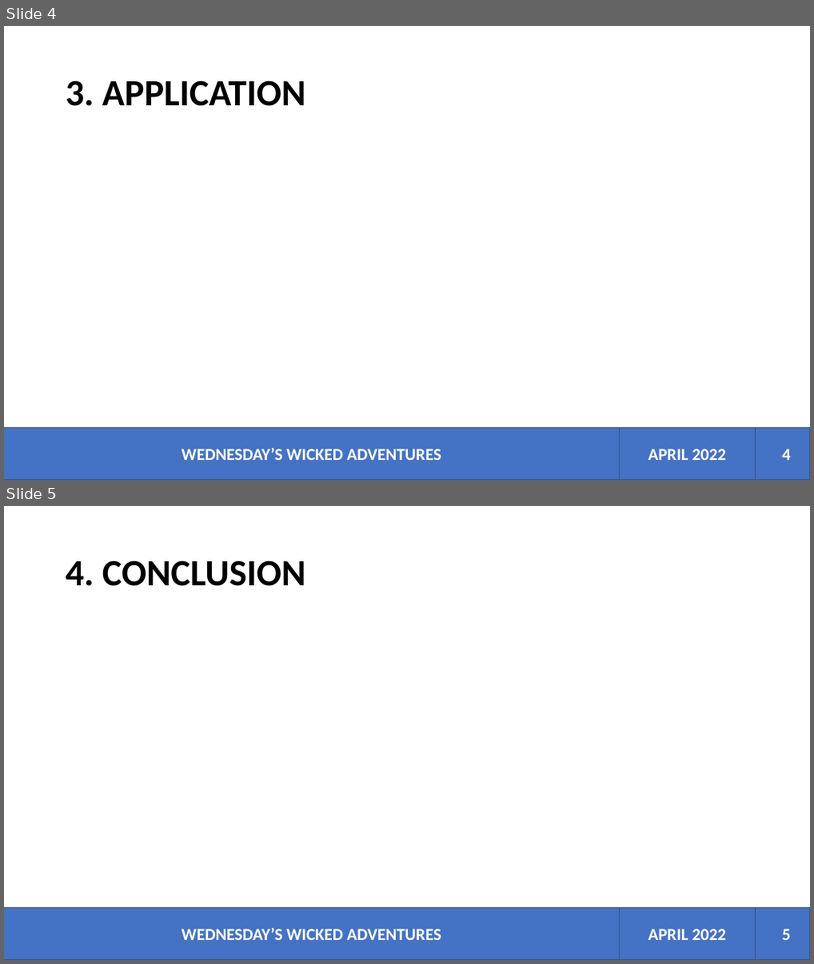
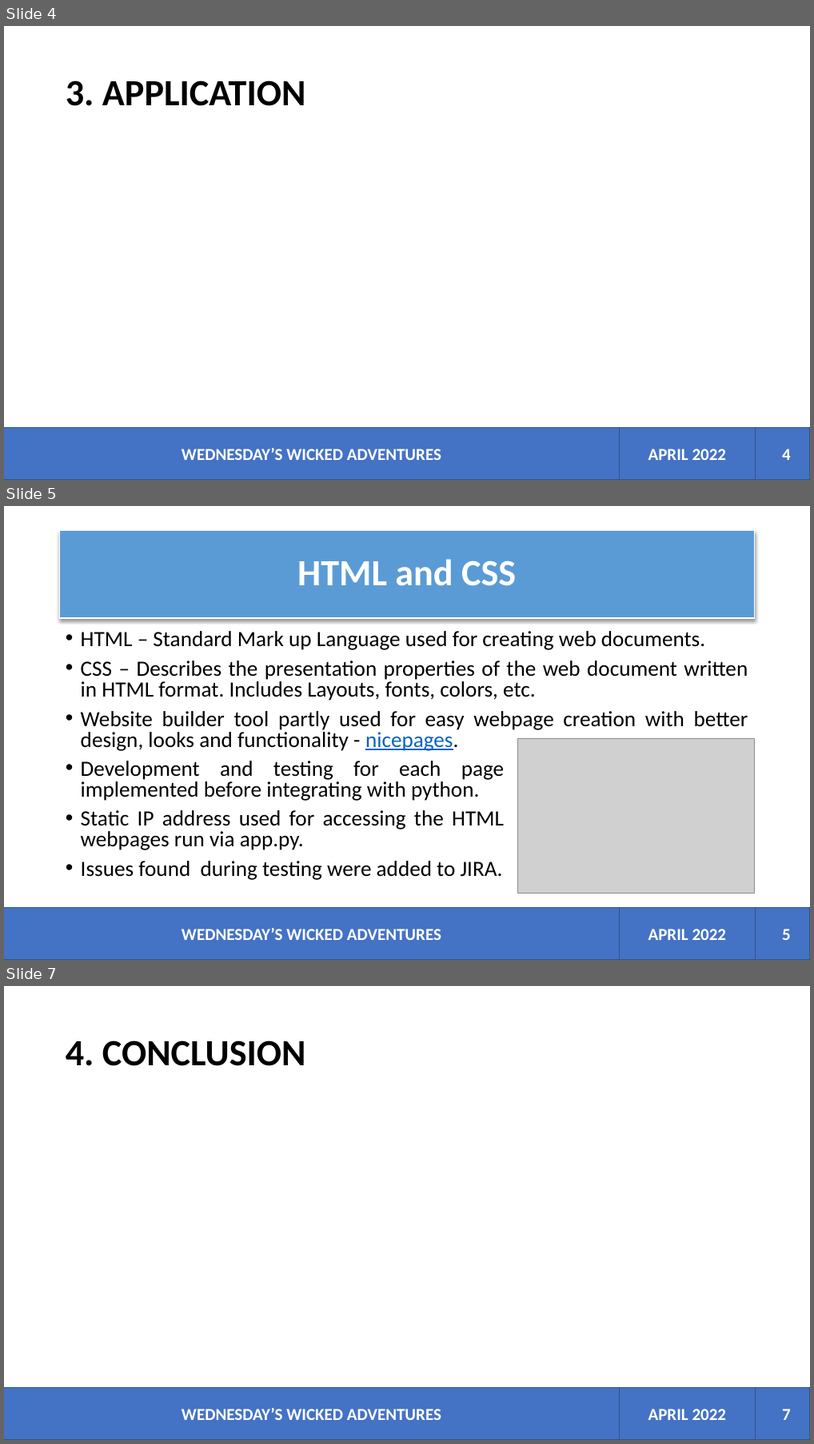
Before and after one commit to devopslecturer/awmsc2022, a slide deck: Wicked Adventures.pptx. Shown one above the other, each under a label of ours: slides 4 and 5 before the commit, slides 4, 5 and 7 after it; the slides between them are not shown. The pictures are 814x964 and 814x1444 pixels, drawn with LibreOffice and Linux fonts; fonts in the diff are those of the drawing; grey boxes stand for pictures. Boxes give left, top, right and bottom in pixels: in the first picture for what was removed or moved away, otherwise in the second. Text is boxed around its words. In the diff, an @@ line names an element or a change of style, - is before the commit and + after.

Commit message:
Updated the ppt for presentation with Sphinx and HTML content pages

```diff
--- a/Wicked Adventures.pptx
+++ b/Wicked Adventures.pptx
@@ slide 5 added at <box>4,506,810,960</box>, background #FFFFFF @@
@@ title added at <box>60,530,755,618</box>, fill #5B9BD5, outline #FFFFFF 1.5 pt, 44 pt, text #FFFFFF, bold @@
+HTML and CSS
@@ text added at <box>81,631,749,751</box>, 25.9 pt, text #000000 @@
+• HTML – Standard Mark up Language used for creating web documents.
+• CSS – Describes the presentation properties of the web document written in HTML format. Includes Layouts, fonts, colors, etc.
+• Website builder tool partly used for easy webpage creation with better design, looks and functionality - nicepages.
@@ picture added at <box>518,739,754,892</box> @@
@@ text added at <box>81,760,504,880</box>, 25.9 pt, text #000000 @@
+• Development and testing for each page implemented before integrating with python.
+• Static IP address used for accessing the HTML webpages run via app.py.
+• Issues found during testing were added to JIRA.
@@ rectangle added at <box>4,908,620,960</box>, fill #4472C4, outline #325491 1 pt, 20 pt, text #FFFFFF, bold @@
+WEDNESDAY’S WICKED ADVENTURES
@@ rectangle added at <box>620,908,756,960</box>, fill #4472C4, outline #325491 1 pt, 20 pt, text #FFFFFF, bold @@
+APRIL 2022
@@ rectangle added at <box>756,908,810,960</box>, fill #4472C4, outline #325491 1 pt @@
@@ page number added at <box>782,928,791,940</box>, 20 pt, text #FFFFFF, bold @@
+5
@@ what was slide 5 is now slide 7 @@
@@ page number at <box>782,1408,791,1420</box>: text changed @@
-5
+7
```
Also in this commit, not shown: 1 slide changed, 1 other slide added.
